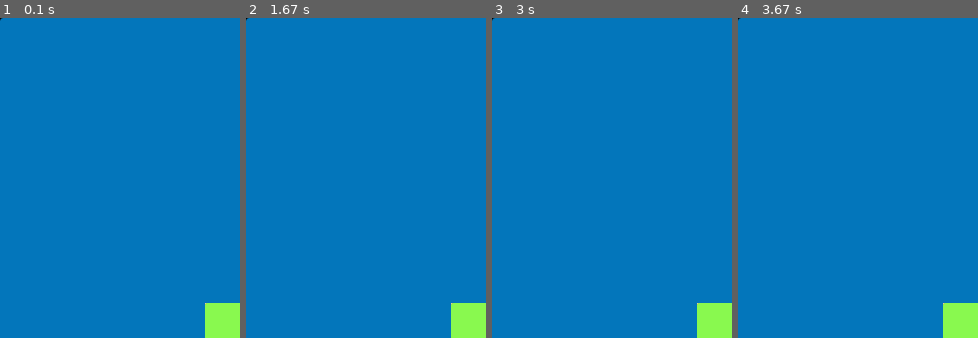
Above: before the commit, frames 1-4 (left to right).
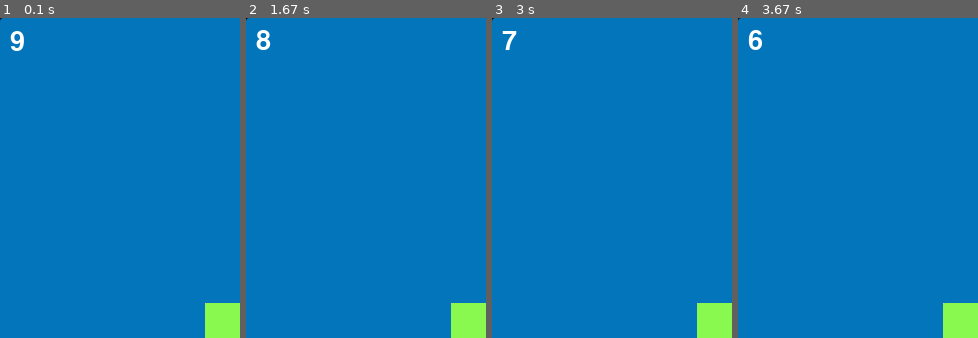
Above: after the commit, the same moments.

Repository: dbunk903/pythonGame1
Game: pygame game, started from pygame_basic/main.py
Two runs of this game, one before a commit and one after it. Both use one fixed random seed, a clock stepped at 60 frames per second and the inputs below.
Inputs:
- Up to frame 1 (0.1 s): no input
- Up to frame 2 (1.67 s): hold Right 0.33-0.8 s; hold Up 0.83-1.13 s; hold Right 1.17-1.63 s
- Up to frame 3 (3 s): hold Left 1.67-2.2 s; hold Down 2.23-2.53 s; hold Left 2.57-2.97 s
- Up to frame 4 (3.67 s): hold Up 3-3.37 s; hold Right from 3.4 s (still down)
The pictures show only the part of the screen within x 0-50%, y 0-50%; the shares and areas given below are measured in that part.

The runs differ from the first frame. In frame 1, 0.2% of the frame differs, in the area x 4-10%, y 4-11%; in frame 2, 0.3%, in the area x 4-11%, y 3-10%; in frame 3, 0.2%; in frame 4, 0.2%.

Commit message:
End Timer + Time Out Setting

Diff:
--- a/pygame_basic/main.py
+++ b/pygame_basic/main.py
@@ -40,6 +40,15 @@
 # 이동할 좌표
 to_x = 0
 to_y = 0
+
+# 폰트 정의
+game_font = pygame.font.Font(None, 40) # 포늩 객체 생성 (폰트, 크기)
+
+# 총 시간
+total_time = 10
+
+# 시작 시간 정보
+start_ticks = pygame.time.get_ticks() # 시작 tick 가져오기
 
 # 이벤트 루프
 running = True # 게임이 진행중인가?
@@ -101,9 +110,24 @@
     screen.blit(character, (character_x_pos,character_y_pos))
 
     screen.blit(enemy, (enemy_x_pos,enemy_y_pos))
+
     # screen.fill((0,0,255)) 수동을 채울 수도 있다.
+
+    # 타이머 집어 넣기
+    # 경과 시간 계산
+    elapsed_time = (pygame.time.get_ticks() - start_ticks) / 1000
+    # 경과 시간을 1000으로 나누어서 초 단위 표시 (milisecond 이기 때문에 -> sec)
+    timer = game_font.render(str(int(total_time - elapsed_time)), True, (255,255,255))
+    # => 출력할 글자, 시간, True, 글자 색상
+    screen.blit(timer, (10,10))
+
+    # 만약 시간이 0 이하라면 게임 종료
+    if total_time - elapsed_time <= 0:
+        print("타임 아웃")
+        running = False
+
     pygame.display.update() # 게임 화면을 다시 그리기
-
-
+# 잠시 대기...
+pygame.time.delay(2000)
 # pygame 종료
 pygame.quit()
